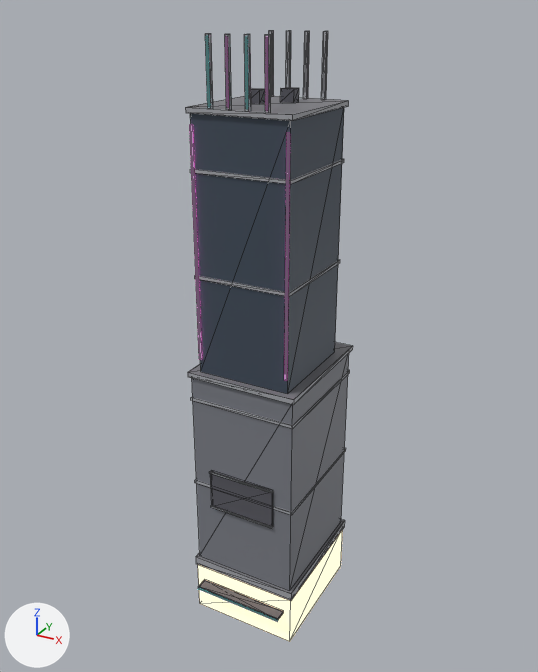
An edit to the glTF model assets/future/models/neon_city/r1214_canti.glb, drawn before and after from the same camera.
Camera for both pictures: a 50 mm lens placed at (34.0, -62.8, 64.4), pointed at (-0.5, 0.0, 33.0). The lights are fixed; the arrows at lower left show +X, +Y and +Z. The picture after the commit comes second. Mesh edges are drawn as thin lines. Vertices at exactly the same position are counted once.

Objects in the first picture: 'r1214_canti'.
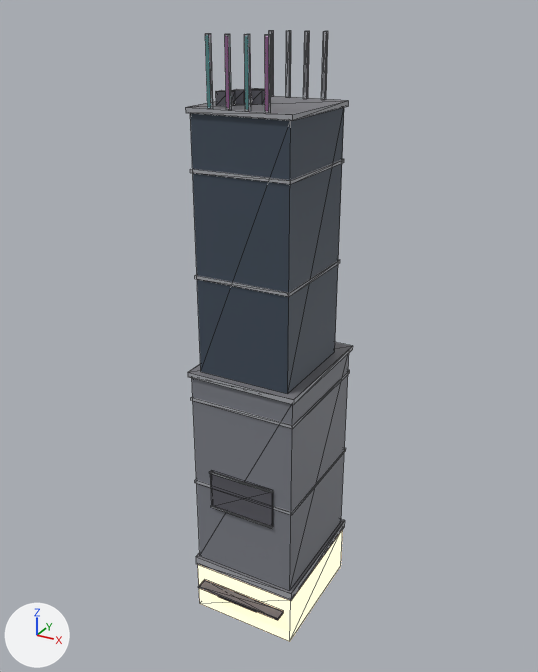
What differs and where, as boxes [x1, y1, x2, y2] in the pictures (538 x 672 px; the box of a moved part takes in the faces that stretch with it):
```json
{"object": "r1214_canti", "change": "reshaped, recoloured", "before": [185, 30, 353, 641], "after": [185, 30, 353, 641]}
{"part": 1, "of": "me_r1214_canti", "change": "moved or reshaped", "before": [211, 471, 273, 527], "after": [218, 596, 256, 612]}
{"part": 2, "of": "me_r1214_canti", "change": "moved or reshaped", "before": [280, 87, 299, 103], "after": [211, 471, 273, 527]}
{"part": 3, "of": "me_r1214_canti", "change": "moved or reshaped", "before": [198, 588, 278, 622], "after": [251, 89, 265, 104]}
{"part": 4, "of": "me_r1214_canti", "change": "moved or reshaped", "before": [206, 36, 210, 106], "after": [216, 90, 235, 106]}
{"part": 5, "of": "me_r1214_canti", "change": "moved or reshaped", "after": [231, 89, 245, 105], "on screen": "not visible before"}
{"part": 6, "of": "me_r1214_canti", "change": "moved or reshaped", "before": [245, 37, 248, 109], "after": [206, 36, 210, 106]}
{"part": 7, "of": "me_r1214_canti", "change": "moved or reshaped", "before": [190, 124, 202, 360], "after": [245, 37, 248, 109]}
{"part": 8, "of": "me_r1214_canti", "change": "moved or reshaped", "before": [284, 132, 290, 381], "on screen": "not visible afterwards"}
{"part": 9, "of": "me_r1214_canti", "change": "recoloured", "before": [198, 588, 278, 622], "after": [251, 89, 265, 104]}
{"part": 10, "of": "me_r1214_canti", "change": "recoloured", "before": [206, 36, 210, 106], "after": [216, 90, 235, 106]}
{"part": 11, "of": "me_r1214_canti", "change": "recoloured", "after": [231, 89, 245, 105]}
{"part": 12, "of": "me_r1214_canti", "change": "recoloured", "before": [192, 144, 290, 381], "after": [246, 42, 248, 109]}
{"part": 13, "of": "me_r1214_canti", "change": "recoloured", "before": [190, 125, 290, 376], "after": [245, 37, 247, 65]}
```

Edits to the scene script, one JSON object a line:
```json
{"block": "me_r1214_canti", "where": "# used by ob_r1214_canti; location = (0.0, 0.0, 0.0)"}
{"op": "remove", "block": "me_r1214_canti", "code": "me_r1214_canti.from_pydata(...)  # 280 vertices, 412 faces; spans x -6.2..6.2, y -8.4..7.2, z 0.0..62.5"}
{"op": "add", "block": "me_r1214_canti", "code": "me_r1214_canti.from_pydata(...)  # 280 vertices, 412 faces; spans x -6.2..6.2, y -8.3..7.2, z 0.0..62.5"}
{"block": "me_r1214_canti", "change": "me_r1214_canti part 1: the loose piece of 8 vertices spanning x -3.8..3.8, y -7.0..-6.8, z 14.8..19.2 is scaled about its middle by (0.662, 0.292, 0.0156), then moved by (0.0, -1.4, -13.3)"}
{"block": "me_r1214_canti", "change": "me_r1214_canti part 2: the loose piece of 8 vertices spanning x 0.2..1.6, y 0.8..1.8, z 56.5..57.7 is scaled about its middle by (5.36, 0.24, 3.75), then moved by (-0.9, -8.3, -40.1)"}
{"block": "me_r1214_canti", "change": "me_r1214_canti part 3: the loose piece of 8 vertices spanning x -5.2..5.2, y -8.4..-8.2, z 3.7..3.8 is scaled about its middle by (0.136, 8.33, 10), then moved by (-0.9, 7.1, 53.4)"}
{"block": "me_r1214_canti", "change": "me_r1214_canti part 4: the loose piece of 8 vertices spanning x -2.9..-2.8, y -6.6..-6.4, z 56.7..62.3 is scaled about its middle by (11.7, 8.33, 0.214), then moved by (0.0, 2.7, -2.4)"}
{"block": "me_r1214_canti", "change": "me_r1214_canti part 5: the loose piece of 8 vertices spanning x -2.9..-2.8, y 4.8..5.0, z 56.7..62.3 is scaled about its middle by (11.7, 8.33, 0.214), then moved by (0.6, -7.1, -2.4)"}
{"block": "me_r1214_canti", "change": "me_r1214_canti part 6: the loose piece of 8 vertices spanning x 0.9..1.0, y -6.6..-6.4, z 56.7..62.3 is moved by (-3.8, 0.0, 0.0)"}
{"block": "me_r1214_canti", "change": "me_r1214_canti part 7: the loose piece of 8 vertices spanning x -4.9..-4.8, y -6.5..-6.3, z 32.0..55.0 is scaled about its middle by (0.6, 0.6, 0.243), then moved by (5.8, -0.1, 16.0)"}
{"block": "me_r1214_canti", "change": "me_r1214_canti part 8: the loose piece of 8 vertices spanning x 4.8..4.9, y -6.5..-6.3, z 32.0..55.0 is scaled about its middle by (0.6, 0.6, 0.243), then moved by (-3.9, 11.3, 16.0)"}
{"block": "me_r1214_canti", "change": "me_r1214_canti part 9: 12 of the faces centred in x -5.2..5.2, y -8.4..-8.2, z 3.7..3.8 switch from mat_neon_c (cyan #6cf9ff, glowing cyan #6cf9ff) to mat_metal (dark grey #595961)"}
{"block": "me_r1214_canti", "change": "me_r1214_canti part 10: 12 of the faces centred in x -2.9..-2.8, y -6.6..-6.4, z 56.7..62.3 switch from mat_neon_c (cyan #6cf9ff, glowing cyan #6cf9ff) to mat_metal (dark grey #595961)"}
{"block": "me_r1214_canti", "change": "me_r1214_canti part 11: 12 of the faces centred in x -2.9..-2.8, y 4.8..5.0, z 56.7..62.3 switch from mat_neon_c (cyan #6cf9ff, glowing cyan #6cf9ff) to mat_metal (dark grey #595961)"}
{"block": "me_r1214_canti", "change": "me_r1214_canti part 12: 12 of the faces centred in x -4.9..4.9, y -6.5..-6.3, z 32.0..39.7 switch from mat_neon_m (pink #ff7ce1, glowing pink #ff7ce1) to mat_neon_c (cyan #6cf9ff, glowing cyan #6cf9ff)"}
{"block": "me_r1214_canti", "change": "me_r1214_canti part 13: 8 of the faces centred in x -4.9..4.9, y -6.5..-6.3, z 47.3 switch from mat_neon_m (pink #ff7ce1, glowing pink #ff7ce1) to mat_neon_c (cyan #6cf9ff, glowing cyan #6cf9ff)"}
{"block": "me_r1214_canti", "change": "other edits to the shape of me_r1214_canti do not show in these pictures"}
```
